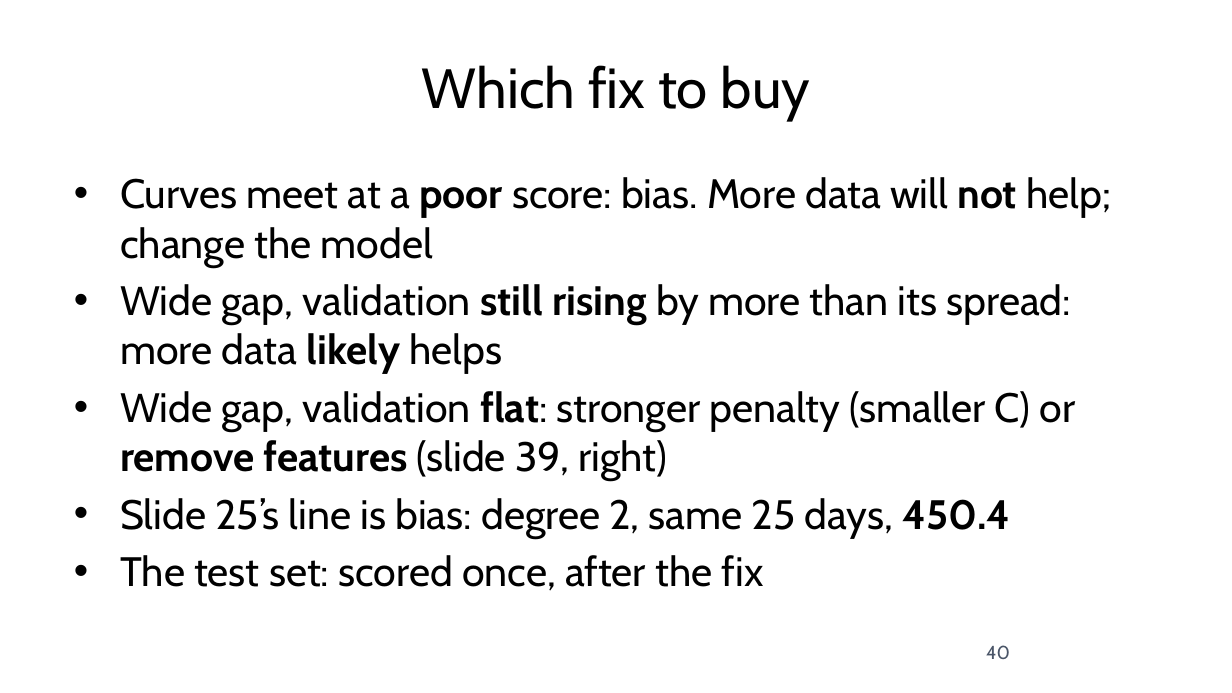
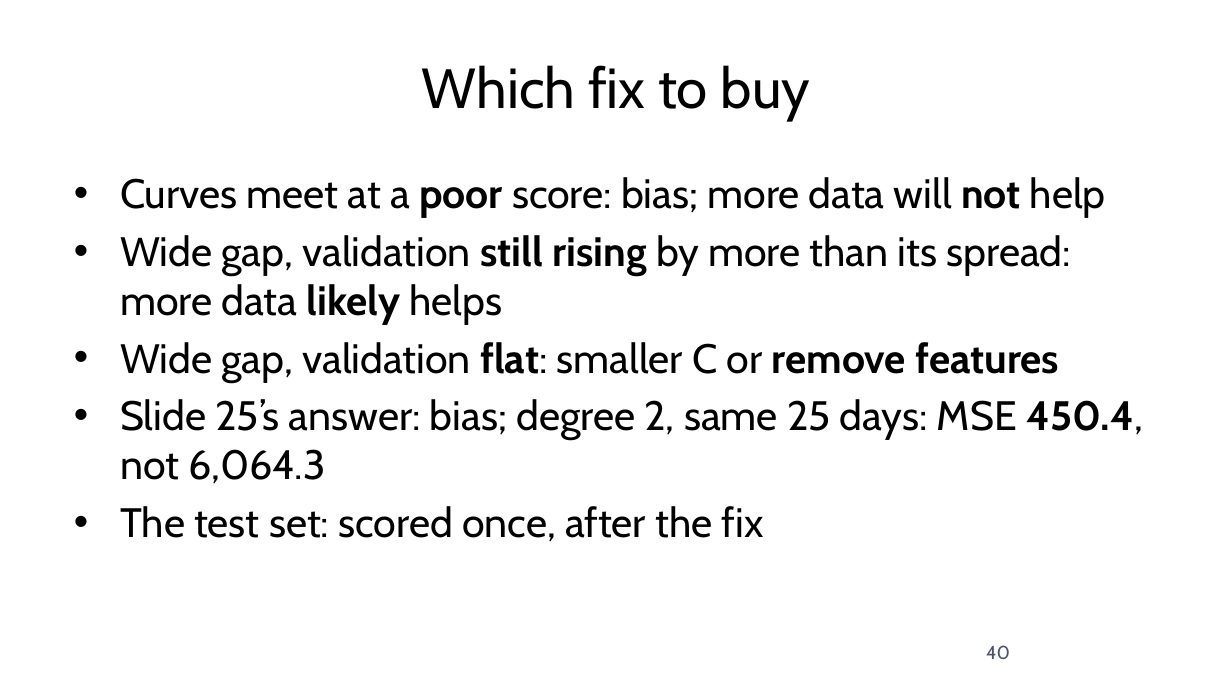
Before and after one commit to fabioantonini/technologies-for-artificial-intelligence, a slide deck: slide 40 of Lessons/05_experimental_methodology/Slides/experimental_methodology_slides.pptx. Drawn at 1232x693 pixels with LibreOffice and Linux fonts; fonts in the diff are those of the drawing; background and template pictures are left out. Boxes give left, top, right and bottom in pixels: in the first picture for what was removed or moved away, otherwise in the second. Text is boxed around its words. In the diff, an @@ line names an element or a change of style, - is before the commit and + after.

```diff
--- a/Lessons/05_experimental_methodology/Slides/experimental_methodology_slides.pptx
+++ b/Lessons/05_experimental_methodology/Slides/experimental_methodology_slides.pptx
@@ text at <box>120,177,1106,218</box>: text changed @@
-• Curves meet at a poor score: bias. More data will not help; change the model
+• Curves meet at a poor score: bias; more data will not help
@@ text at <box>120,342,1143,484</box>: text changed @@
-• Wide gap, validation flat: stronger penalty (smaller C) or remove features (slide 39, right)
-• Slide 25’s line is bias: degree 2, same 25 days, 450.4
+• Wide gap, validation flat: smaller C or remove features
+• Slide 25’s answer: bias; degree 2, same 25 days: MSE 450.4, not 6,064.3
```
Also in this commit, not shown: 27 other slides changed, 21 other files.
